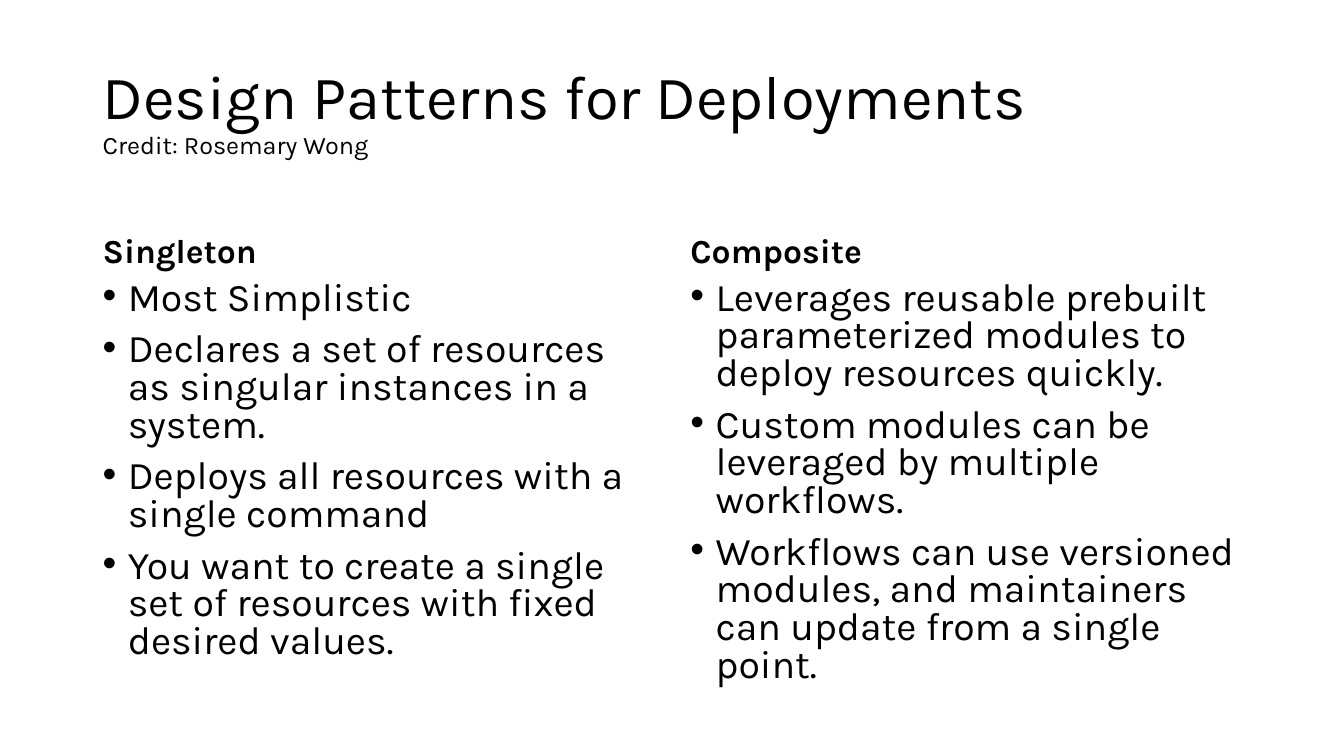
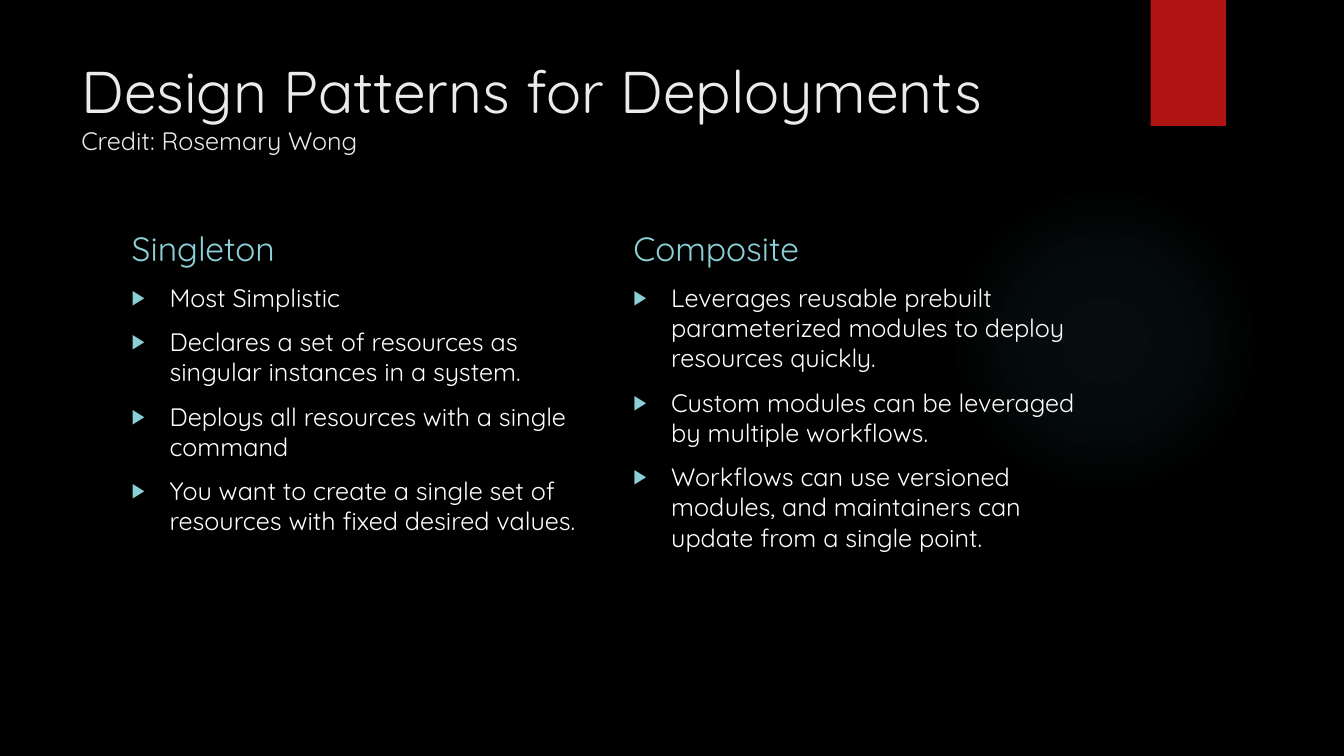
Before and after one commit to 2good4hisowngood/Terraform-tech-talk, a slide deck: slide 5 of Terraform Tech Talk.pptx. Drawn at 1344x756 pixels with LibreOffice and Linux fonts; fonts in the diff are those of the drawing; background and template pictures are left out. Boxes give left, top, right and bottom in pixels: in the first picture for what was removed or moved away, otherwise in the second. Text is boxed around its words. In the diff, an @@ line names an element or a change of style, - is before the commit and + after.

```diff
--- a/Terraform Tech Talk.pptx
+++ b/Terraform Tech Talk.pptx
@@ background #FFFFFF to picture (left out) @@
@@ rectangle added at bbox=[1150, 0, 1226, 126], fill #B01513 @@
@@ title "Design Patterns for Deployments Credit: ...": place and size @@
-title "Design Patterns for Deployments Credit: ..." at bbox=[103, 76, 1026, 161]
+title "Design Patterns for Deployments Credit: ..." at bbox=[81, 69, 982, 155]
@@ title "Design Patterns for Deployments Credit: ..." at bbox=[81, 69, 982, 155]: size 44 to 42 pt in "Design Patterns for Deployments"; font Karla to Quicksand, text colour #000000 to #EBEBEB; line spacing 0.9 to 1; vertical alignment middle to top @@
@@ ellipse added at bbox=[949, 185, 1259, 495], fill gradient #50B9C1 @@
@@ text "Singleton": place and size @@
-text "Singleton" at bbox=[103, 239, 257, 272]
+text "Singleton" at bbox=[132, 236, 275, 268]
@@ text "Singleton" at bbox=[132, 236, 275, 268]: font Karla to Quicksand, text colour #000000 to #8AD0D6, bold off; line spacing 0.9 to 1 @@
@@ text "Composite" at bbox=[633, 237, 799, 268]: font Karla to Quicksand, text colour #000000 to #8AD0D6, bold off; line spacing 0.9 to 1 @@
@@ text "Composite": place and size @@
-text "Composite" at bbox=[690, 239, 861, 271]
+text "Composite" at bbox=[633, 237, 799, 268]
@@ text "Most Simplistic": place and size @@
-text "Most Simplistic" at bbox=[128, 284, 624, 655]
+text "Most Simplistic" at bbox=[170, 288, 575, 531]
@@ text "Most Simplistic" at bbox=[170, 288, 575, 531]: size 28 to 18 pt, font Karla to Quicksand, text colour #000000 to #FFFFFF; bullet • to ▶; line spacing 0.8 to 1 @@
@@ text "Leverages reusable prebuilt parameterized modules ..." at bbox=[671, 288, 1074, 552]: size 28 to 18 pt, font Karla to Quicksand, text colour #000000 to #FFFFFF; bullet • to ▶; line spacing 0.8 to 1 @@
@@ text "Leverages reusable prebuilt parameterized modules ...": place and size @@
-text "Leverages reusable prebuilt parameterized modules ..." at bbox=[716, 284, 1233, 688]
+text "Leverages reusable prebuilt parameterized modules ..." at bbox=[671, 288, 1074, 552]
```
Also in this commit, not shown: 9 other slides changed.
